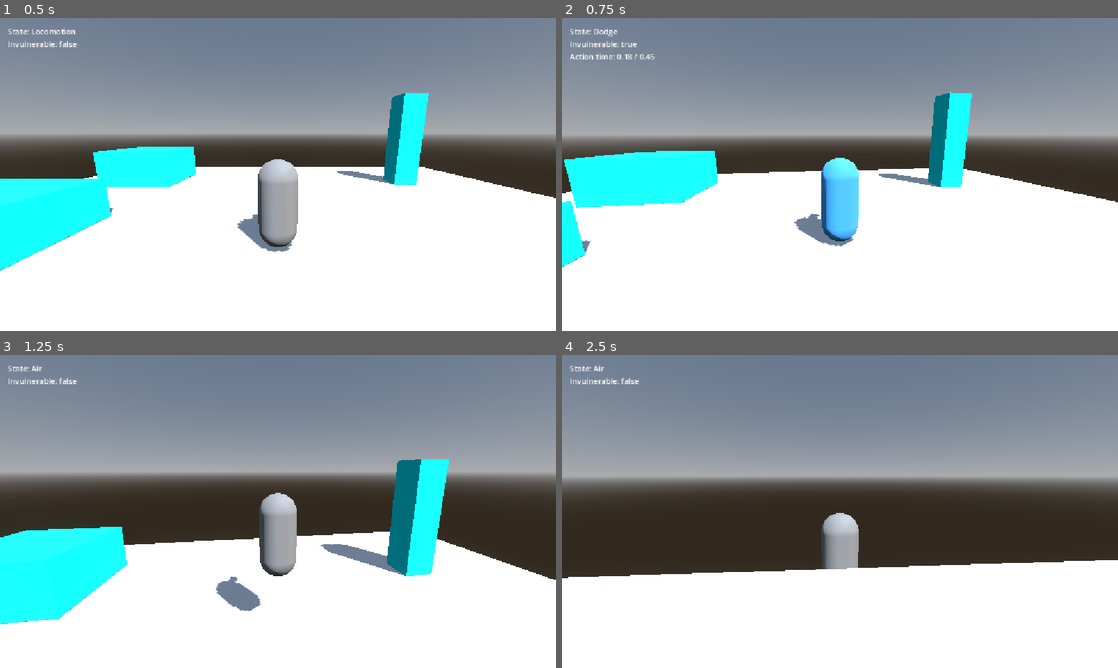
Above: before the commit, frames 1-4 (two rows, left to right).
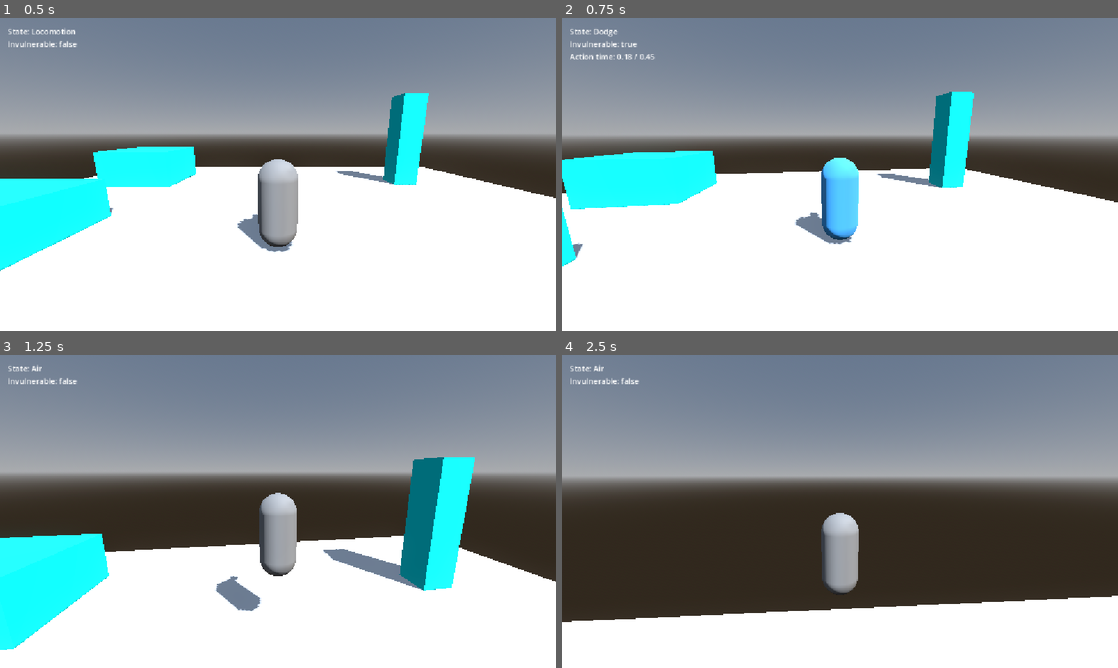
Above: after the commit, the same moments.

Repository: allanbil214/sekiro-like
Game: Godot game, scene res://scenes/arena/test_arena.tscn
Two runs of this game, one before a commit and one after it. Both use one fixed random seed, a clock stepped at 60 frames per second and the inputs below.
Inputs (mouse positions are in pixels of both pictures, inside the frame that each line leads up to):
- Up to frame 1 (0.5 s): no input
- Up to frame 2 (0.75 s): tap Enter at 0.5 s; move the mouse to (867, 174) at 0.52 s; hold W (move_forward) from 0.53 s (still down); hold Shift (dodge) from 0.53 s (still down)
- Up to frame 3 (1.25 s): keep holding W (move_forward); keep holding Shift (dodge); tap Space (jump) at 0.77 s
- Up to frame 4 (2.5 s): keep holding W (move_forward); move the mouse to (812, 511) at 1.27 s; release Shift (dodge) at 1.28 s; tap Shift (dodge) at 1.35 s; tap Space (jump) at 1.52 s; move the mouse to (851, 505) at 2.02 s; hold Shift (dodge) from 2.03 s (still down)

Frame 1 is identical in both runs. In frame 2, 1.3% of the frame differs, in the area x 0-100%, y 23-80%; in frame 3, 7.3%; in frame 4, 13%, in the area x 0-100%, y 65-86%.

Commit message:
fix: add transition between dodge and dash

Diff:
--- a/actions/dodge.tres
+++ b/actions/dodge.tres
@@ -12,3 +12,4 @@
 iframes = Vector2(0.05, 0.28)
 move_speed = 11.0
 move_window = Vector2(0, 0.3)
+move_end_factor = 0.3
--- a/resources/action_data.gd
+++ b/resources/action_data.gd
@@ -26,8 +26,10 @@
 @export_group("Movement")
 @export var move_speed: float = 0.0
 @export var move_window: Vector2 = Vector2.ZERO
-## Speed fades linearly to 0 across move_window.
+## Speed fades linearly across move_window (down to move_end_factor).
 @export var move_fade: bool = true
+## Speed at the end of move_window as a fraction of move_speed (needs Move Fade). 0 = fades to a stop.
+@export var move_end_factor: float = 0.0
 
 @export_group("Combat")
 @export var damage: float = 0.0
--- a/scripts/player/states/action_state.gd
+++ b/scripts/player/states/action_state.gd
@@ -31,10 +31,10 @@
 	player.invulnerable = action.has_iframes(action_time)
 	if not player.is_on_floor():
 		player.apply_gravity(delta)
-	_apply_action_movement(delta)
 	_on_action_update(delta)
 	if machine.current != self:
 		return
+	_apply_action_movement(delta)
 	if action_time >= action.duration:
 		_on_action_finished()
 
@@ -44,7 +44,8 @@
 	if _move_dir != Vector3.ZERO and ActionData.in_window(window, action_time):
 		var factor := 1.0
 		if action.move_fade:
-			factor = 1.0 - (action_time - window.x) / maxf(window.y - window.x, 0.001)
+			var progress := clampf((action_time - window.x) / maxf(window.y - window.x, 0.001), 0.0, 1.0)
+			factor = lerpf(1.0, action.move_end_factor, progress)
 		player.set_horizontal_velocity(_move_dir * action.move_speed * _move_speed_multiplier * factor)
 	else:
 		player.decelerate(delta)
